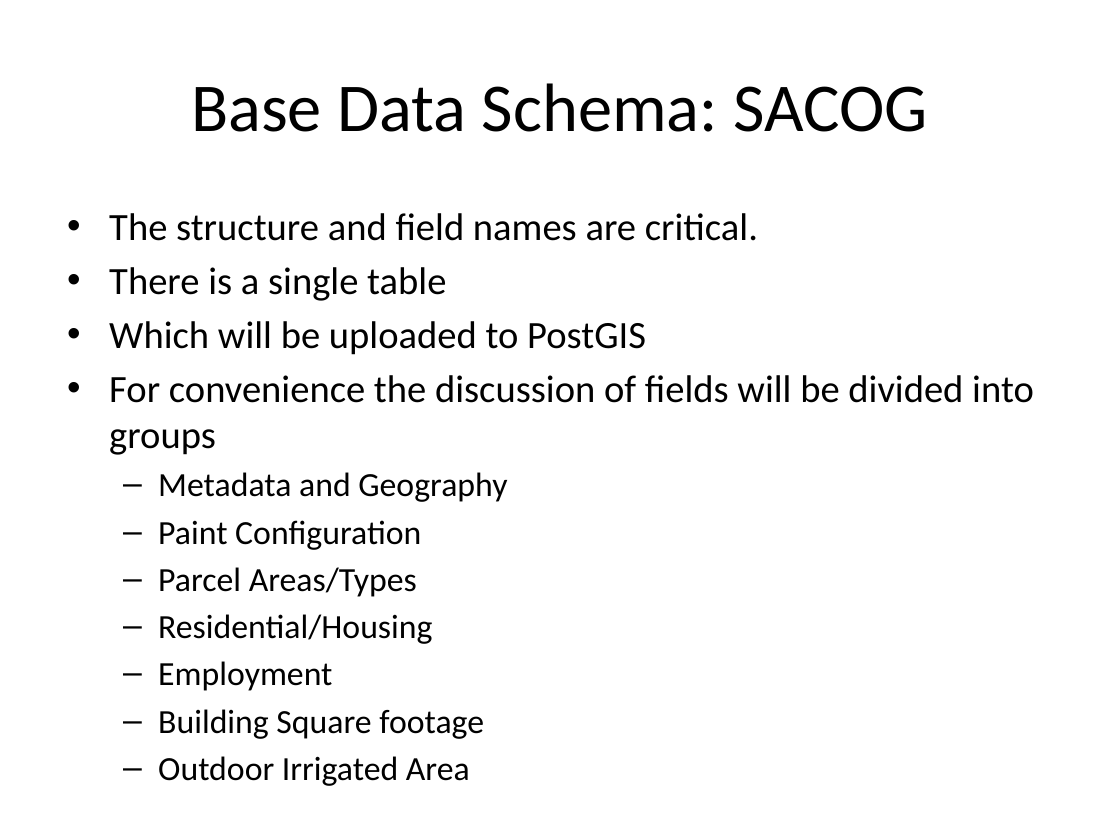
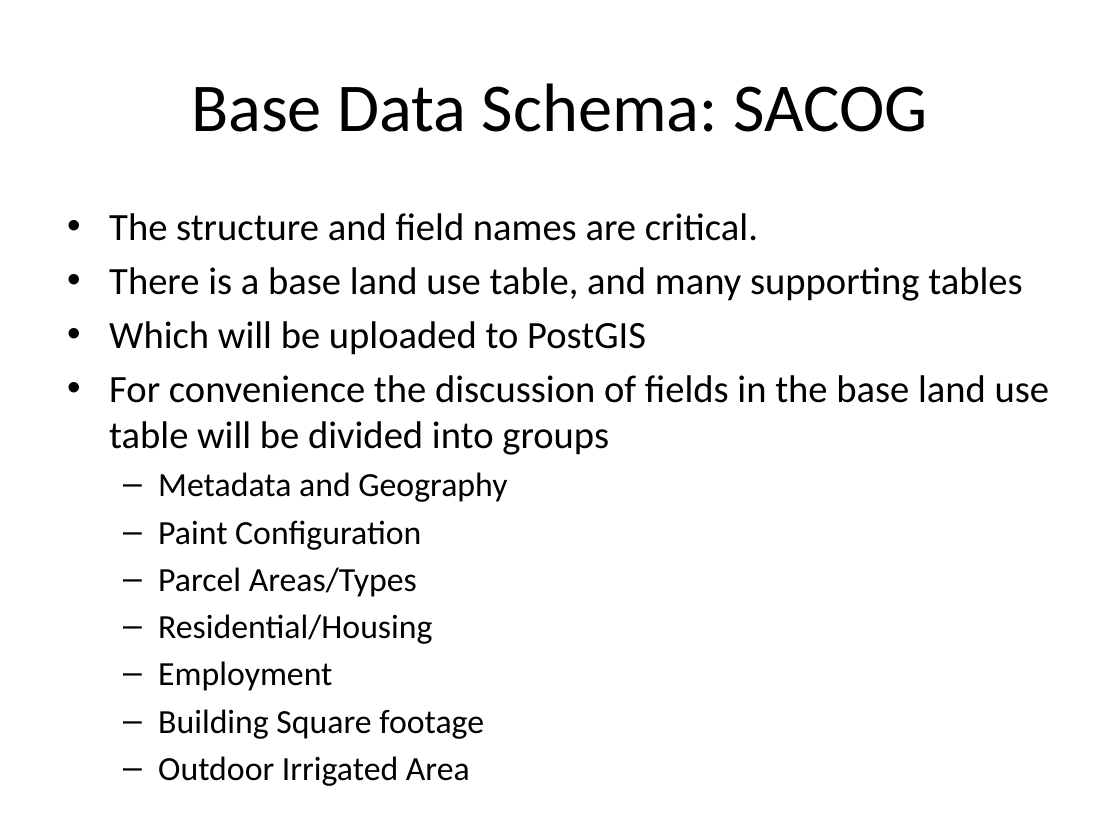
Before and after one commit to ucdavis-ice/UrbanFootprintCurriculum, a slide deck: slide 3 of OtherDocs/UF_BaseData.pptx. Drawn at 1120x840 pixels with LibreOffice and Linux fonts; fonts in the diff are those of the drawing. Boxes give left, top, right and bottom in pixels: in the first picture for what was removed or moved away, otherwise in the second. Text is boxed around its words. In the diff, an @@ line names an element or a change of style, - is before the commit and + after.

```diff
--- a/OtherDocs/UF_BaseData.pptx
+++ b/OtherDocs/UF_BaseData.pptx
@@ text at <box>109,267,1022,301</box>: text changed @@
-• There is a single table
+• There is a base land use table, and many supporting tables
@@ text at <box>109,375,1050,455</box>: text changed @@
-• For convenience the discussion of fields will be divided into groups
+• For convenience the discussion of fields in the base land use table will be divided into groups
```
Also in this commit, not shown: 1 other slide changed, 1 slide added, 4 other files.
